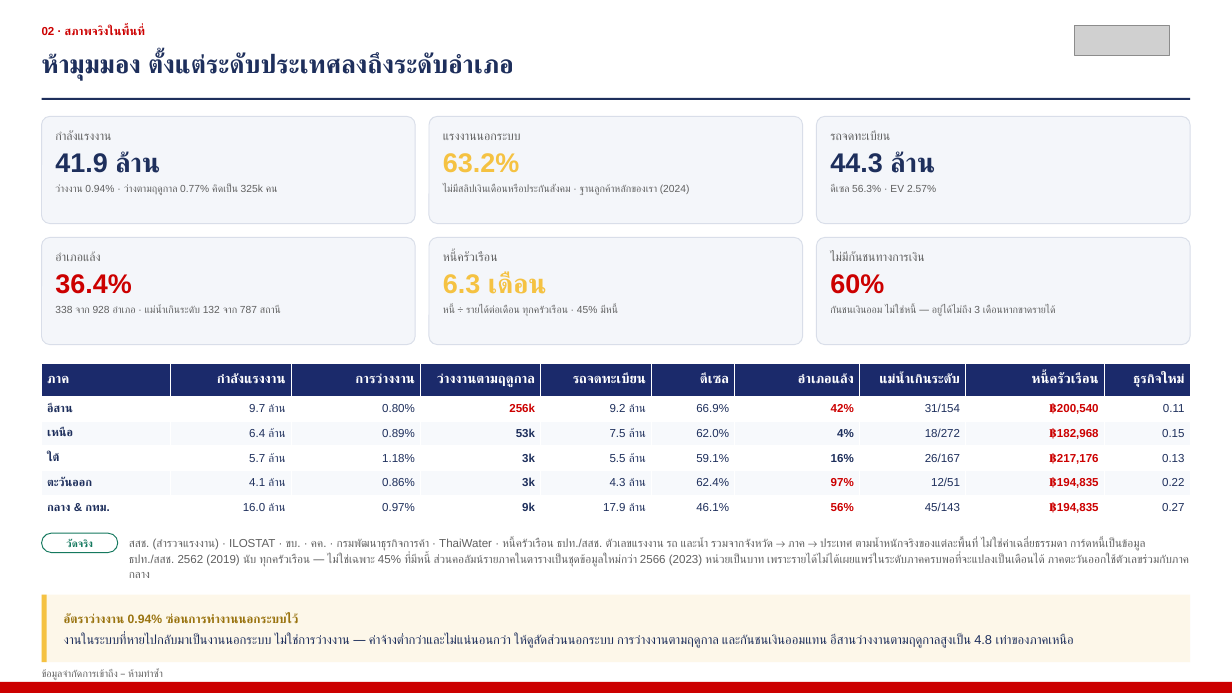
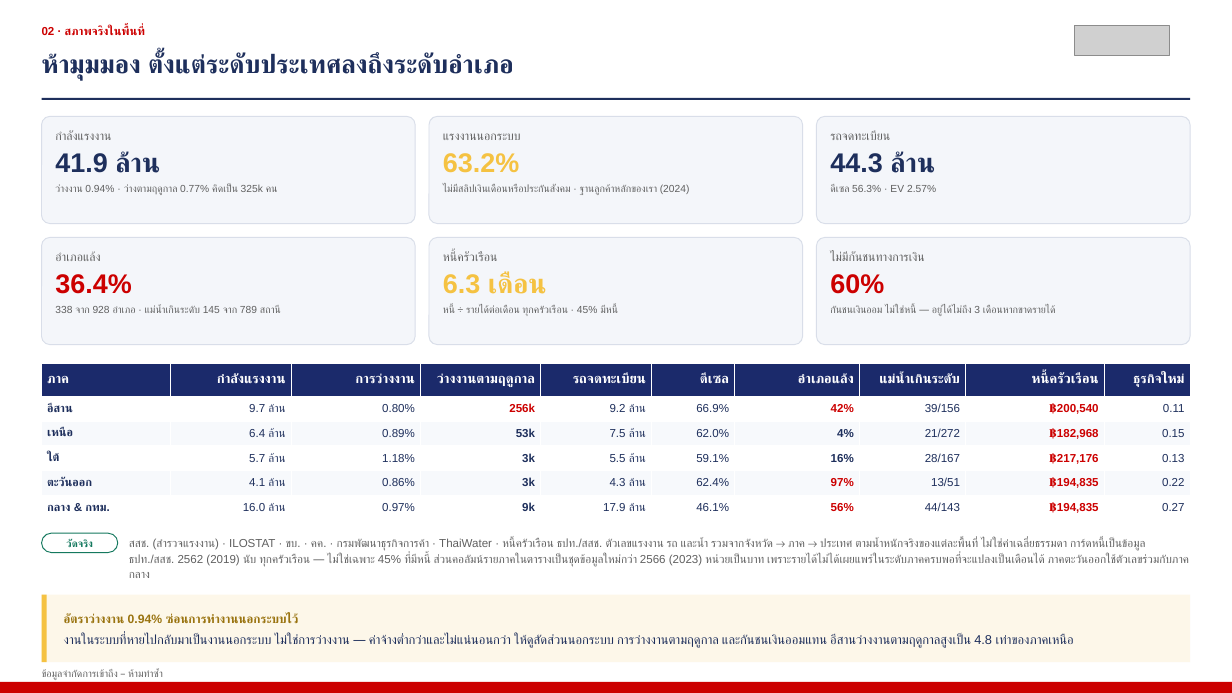
Before and after one commit to kaustavb2101/competitive-intel, a slide deck: slide 4 of docs/decks/mcom-2026-08-05-macro-TH.pptx. Drawn at 1232x693 pixels with LibreOffice and Linux fonts; fonts in the diff are those of the drawing; grey boxes stand for pictures. Boxes give left, top, right and bottom in pixels: in the first picture for what was removed or moved away, otherwise in the second. Text is boxed around its words. In the diff, an @@ line names an element or a change of style, - is before the commit and + after.

```diff
--- a/docs/decks/mcom-2026-08-05-macro-TH.pptx
+++ b/docs/decks/mcom-2026-08-05-macro-TH.pptx
@@ text at [55, 305, 280, 313]: text changed @@
-338 จาก 928 อำเภอ · แม่น้ำเกินระดับ 132 จาก 787 สถานี
+338 จาก 928 อำเภอ · แม่น้ำเกินระดับ 145 จาก 789 สถานี
@@ table at [42, 363, 1190, 520] @@
-row 2, column 8: 31/154
+row 2, column 8: 39/156
-row 3, column 8: 18/272
+row 3, column 8: 21/272
-row 4, column 8: 26/167
+row 4, column 8: 28/167
-row 5, column 8: 12/51
+row 5, column 8: 13/51
-row 6, column 8: 45/143
+row 6, column 8: 44/143
```
Also in this commit, not shown: 2 other slides changed, 1 other file.
